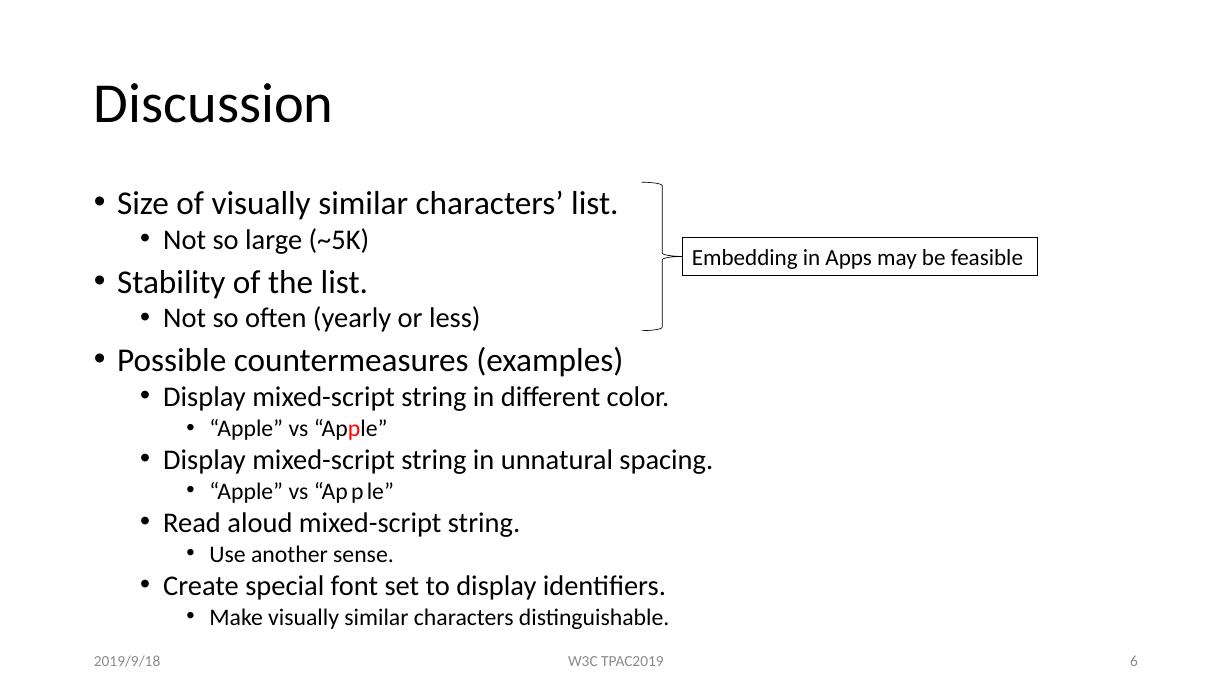
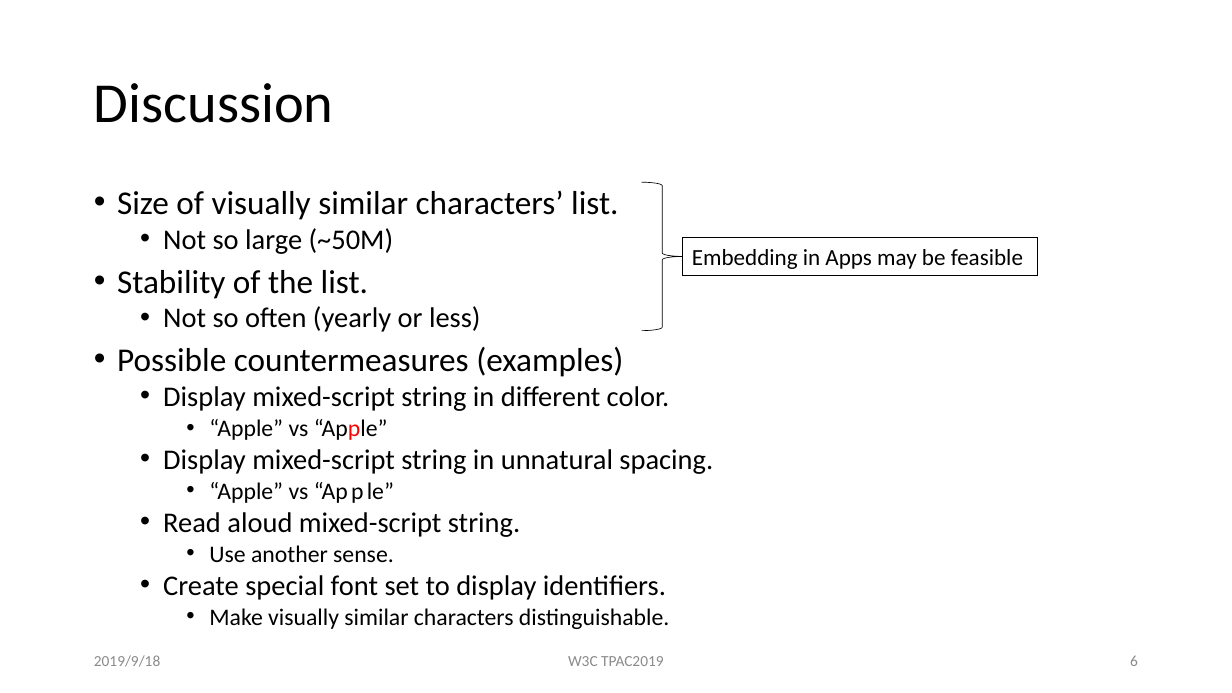
Before and after one commit to yoneyajp/AHA, a slide deck: slide 6 of AHA-CG-Proposal.pptx. Drawn at 1232x693 pixels with LibreOffice and Linux fonts; fonts in the diff are those of the drawing. Boxes give left, top, right and bottom in pixels: in the first picture for what was removed or moved away, otherwise in the second. Text is boxed around its words. In the diff, an @@ line names an element or a change of style, - is before the commit and + after.

Commit message:
TPAC2019 breakout Introduction slides

```diff
--- a/AHA-CG-Proposal.pptx
+++ b/AHA-CG-Proposal.pptx
@@ text at (163, 228, 394, 254): text changed @@
-  • Not so large (~5K)
+  • Not so large (~50M)
```
